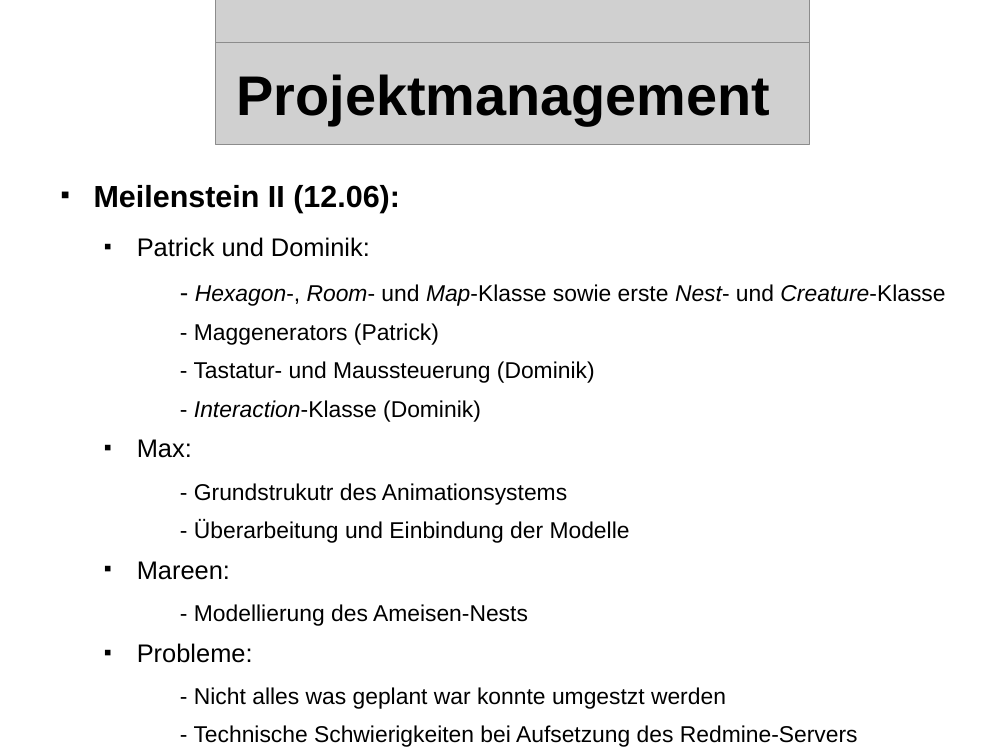
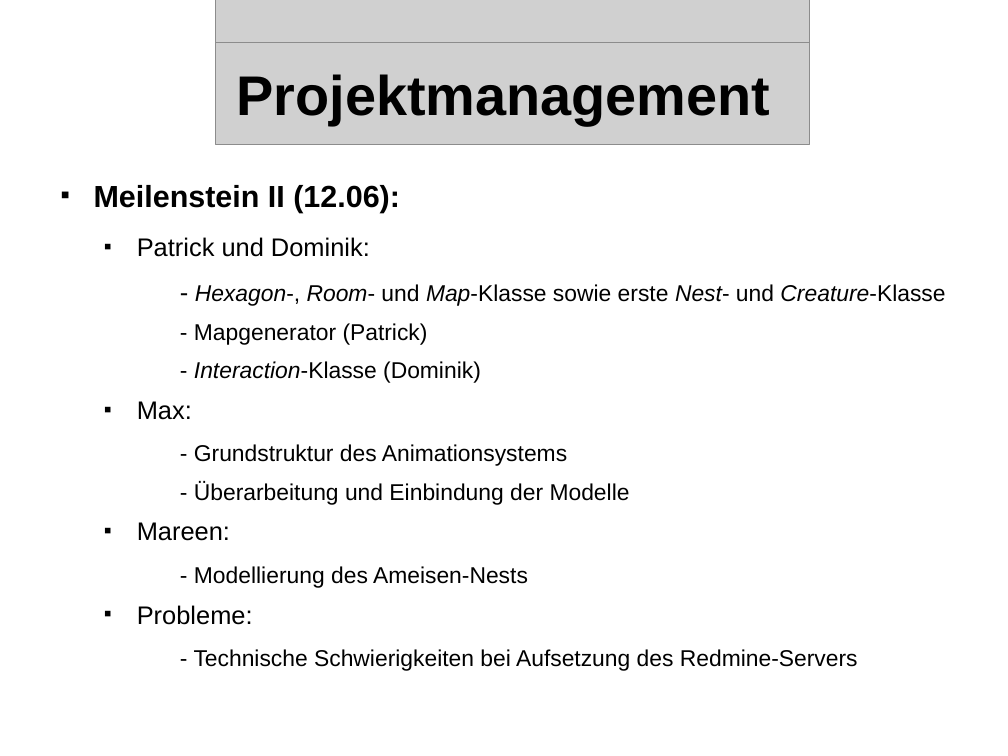
Before and after one commit to streber91/3D-Game-Project, a slide deck: slide 7 of Documents/Präsentationen/Underlord Abschlusspräsentation.odp (slide 6 before the commit). Drawn at 1008x756 pixels with LibreOffice and Linux fonts; fonts in the diff are those of the drawing; grey boxes stand for pictures; background and template pictures are left out. Boxes give left, top, right and bottom in pixels: in the first picture for what was removed or moved away, otherwise in the second. Text is boxed around its words. In the diff, an @@ line names an element or a change of style, - is before the commit and + after.

```diff
--- a/Documents/Präsentationen/Underlord Abschlusspräsentation.odp
+++ b/Documents/Präsentationen/Underlord Abschlusspräsentation.odp
@@ text at bbox=[194, 323, 428, 345]: text changed @@
-    - Maggenerators (Patrick)
-    - Tastatur- und Maussteuerung (Dominik)
+    - Mapgenerator (Patrick)
@@ text at bbox=[194, 444, 567, 466]: text changed @@
-    - Grundstrukutr des Animationsystems
+    - Grundstruktur des Animationsystems
@@ text at bbox=[194, 687, 726, 709]: paragraph removed @@
-    - Nicht alles was geplant war konnte umgestzt werden
```
Also in this commit, not shown: 11 other slides changed, 5 slides added, 7 slides removed.
